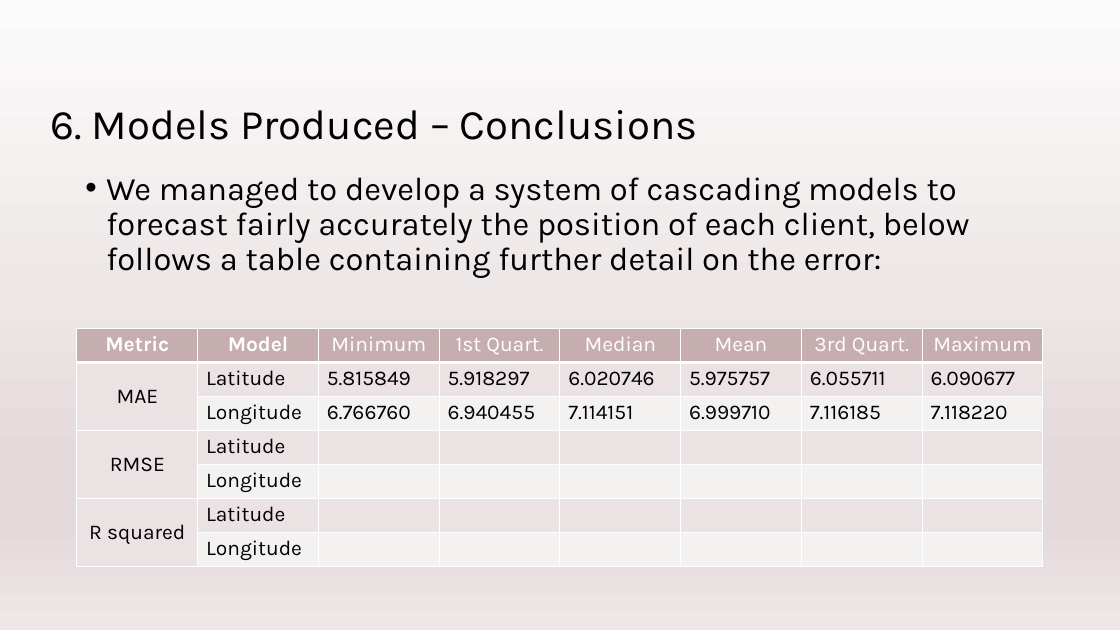
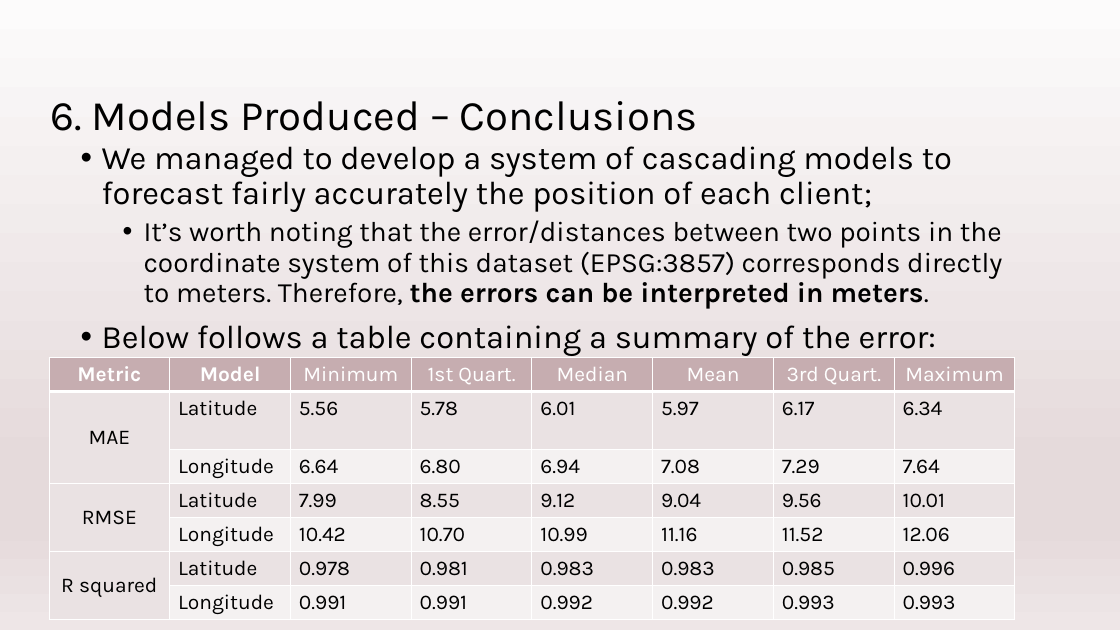
Before and after one commit to TomeBorges/IoT_Deep_Analytics_Visualization, a slide deck: slide 13 of Task3/Task3_ppt.pptx. Drawn at 1120x630 pixels with LibreOffice and Linux fonts; fonts in the diff are those of the drawing. Boxes give left, top, right and bottom in pixels: in the first picture for what was removed or moved away, otherwise in the second. Text is boxed around its words. In the diff, an @@ line names an element or a change of style, - is before the commit and + after.

```diff
--- a/Task3/Task3_ppt.pptx
+++ b/Task3/Task3_ppt.pptx
@@ title "6. Models Produced – Conclusions" moved from (x1=50, y1=110, x2=698, y2=140) to (x1=50, y1=101, x2=698, y2=131) @@
@@ text at (x1=102, y1=146, x2=1002, y2=356): text changed; size 28 to 24 pt @@
-• We managed to develop a system of cascading models to forecast fairly accurately the position of each client, below follows a table containing further detail on the error:
+• We managed to develop a system of cascading models to forecast fairly accurately the position of each client;
+  • It’s worth noting that the error/distances between two points in the coordinate system of this dataset (EPSG:3857) corresponds directly to meters. Therefore, the errors can be interpreted in meters.
+• Below follows a table containing a summary of the error:
@@ table at (x1=49, y1=358, x2=1017, y2=621) @@
-row 2: MAE | Latitude | 5.815849 | 5.918297 | 6.020746 | 5.975757 | 6.055711 | 6.090677
+row 2: MAE | Latitude | 5.56 | 5.78 | 6.01 | 5.97 | 6.17 | 6.34
-row 3:  | Longitude | 6.766760 | 6.940455 | 7.114151 | 6.999710 | 7.116185 | 7.118220
+row 3:  | Longitude | 6.64 | 6.80 | 6.94 | 7.08 | 7.29 | 7.64
-row 4: RMSE | Latitude |  |  |  |  |  | 
+row 4: RMSE | Latitude | 7.99 | 8.55 | 9.12 | 9.04 | 9.56 | 10.01
-row 5:  | Longitude |  |  |  |  |  | 
+row 5:  | Longitude | 10.42 | 10.70 | 10.99 | 11.16 | 11.52 | 12.06
-row 6: R squared | Latitude |  |  |  |  |  | 
+row 6: R squared | Latitude | 0.978 | 0.981 | 0.983 | 0.983 | 0.985 | 0.996
-row 7:  | Longitude |  |  |  |  |  | 
+row 7:  | Longitude | 0.991 | 0.991 | 0.992 | 0.992 | 0.993 | 0.993
@@ table resized from (x1=77, y1=328, x2=1045, y2=566) to (x1=49, y1=358, x2=1017, y2=621) @@
```
Also in this commit, not shown: 8 other slides changed, 1 slide added.
